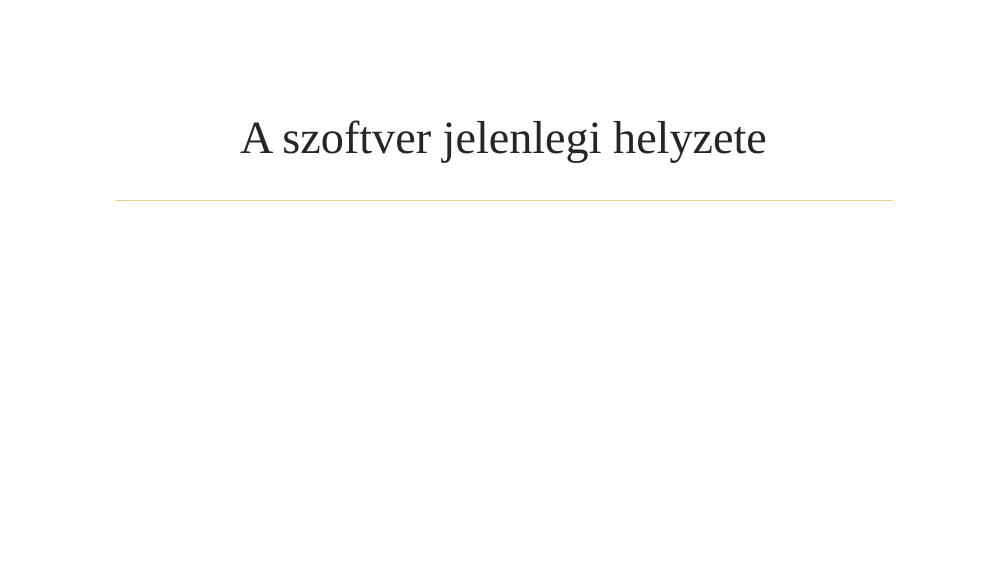
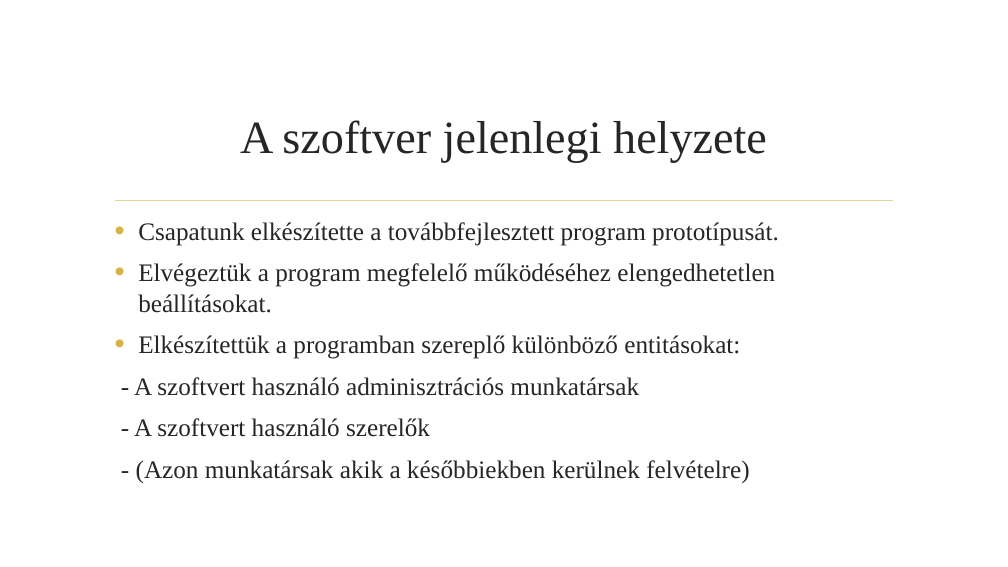
Before and after one commit to BenyBalazs/NagyProjekt, a slide deck: slide 5 of docs/Autószerelő alkalmazás.pptx. Drawn at 1008x567 pixels with LibreOffice and Linux fonts; fonts in the diff are those of the drawing; background and template pictures are left out. Boxes give left, top, right and bottom in pixels: in the first picture for what was removed or moved away, otherwise in the second. Text is boxed around its words. In the diff, an @@ line names an element or a change of style, - is before the commit and + after.

Commit message:
A szoft.jel.helyz. c. dia tartalmi elkészítése

```diff
--- a/docs/Autószerelő alkalmazás.pptx
+++ b/docs/Autószerelő alkalmazás.pptx
@@ text added at [134, 222, 779, 483], 24 pt, text #262626 @@
+• Csapatunk elkészítette a továbbfejlesztett program prototípusát.
+• Elvégeztük a program megfelelő működéséhez elengedhetetlen beállításokat.
+• Elkészítettük a programban szereplő különböző entitásokat:
+- A szoftvert használó adminisztrációs munkatársak
+- A szoftvert használó szerelők
+- (Azon munkatársak akik a későbbiekben kerülnek felvételre)
```
